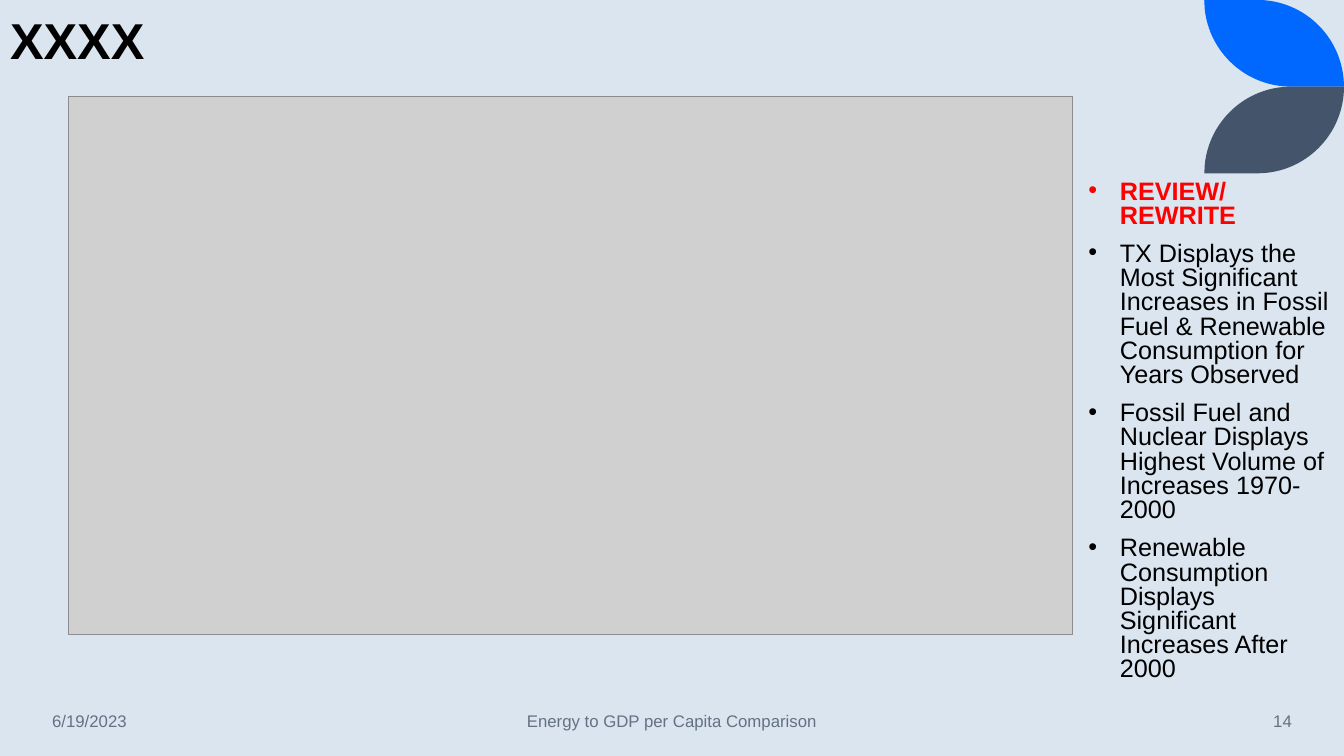
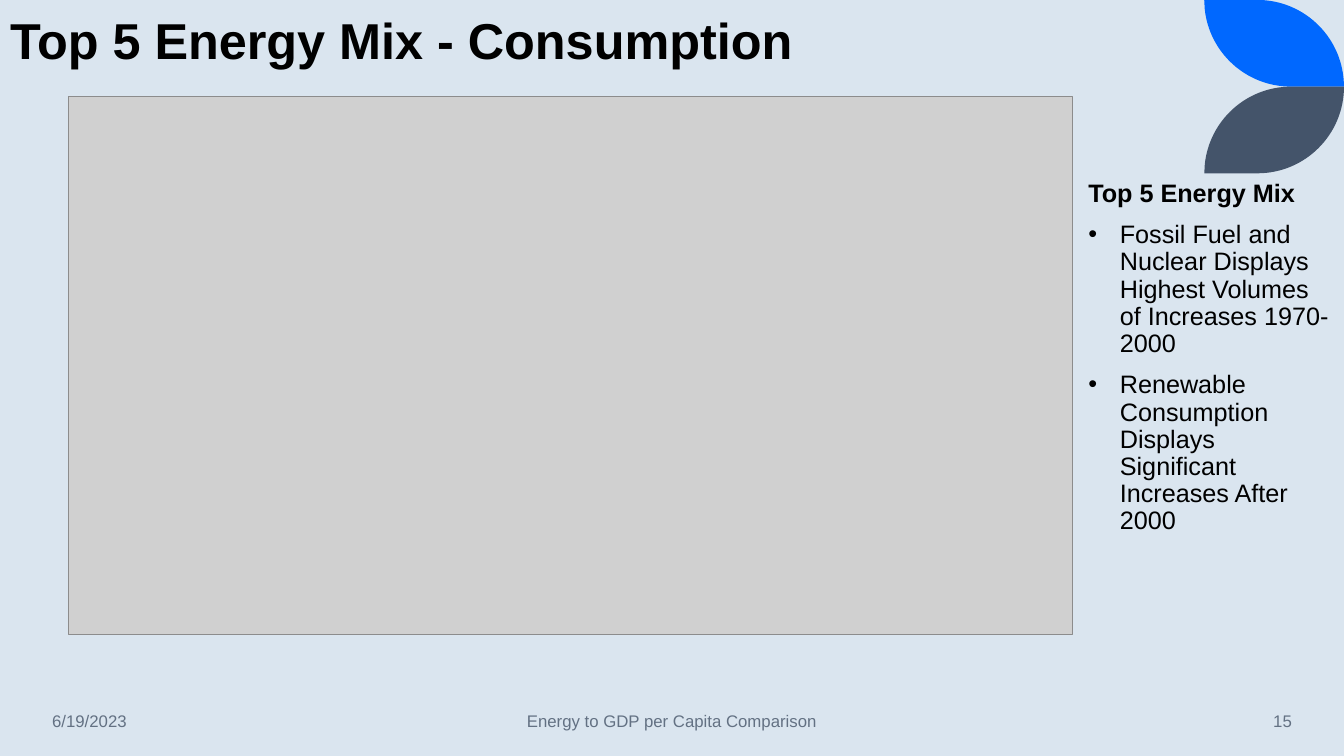
Before and after one commit to lawrence-haggerty/haggerty_energy_gdp_capstone, a slide deck: slide 15 of presentation/haggerty_energy_gdp_1.pptx (slide 14 before the commit). Drawn at 1344x756 pixels with LibreOffice and Linux fonts; fonts in the diff are those of the drawing; grey boxes stand for pictures. Boxes give left, top, right and bottom in pixels: in the first picture for what was removed or moved away, otherwise in the second. Text is boxed around its words. In the diff, an @@ line names an element or a change of style, - is before the commit and + after.

```diff
--- a/presentation/haggerty_energy_gdp_1.pptx
+++ b/presentation/haggerty_energy_gdp_1.pptx
@@ text at box(10, 22, 792, 69): text changed @@
-XXXX
+Top 5 Energy Mix - Consumption
@@ text at box(1088, 183, 1328, 353): text changed @@
-• REVIEW/REWRITE
-• TX Displays the Most Significant Increases in Fossil Fuel & Renewable Consumption for Years Observed
-• Fossil Fuel and Nuclear Displays Highest Volume of Increases 1970-2000
+Top 5 Energy Mix
+• Fossil Fuel and Nuclear Displays Highest Volumes of Increases 1970-2000
@@ text at box(1120, 374, 1288, 530): line spacing 0.8 to 0.9 @@
@@ page number at box(1273, 715, 1292, 727): text changed @@
-14
+15
```
Also in this commit, not shown: 12 other slides changed, 5 slides added, 39 slides removed, 1 other file.
